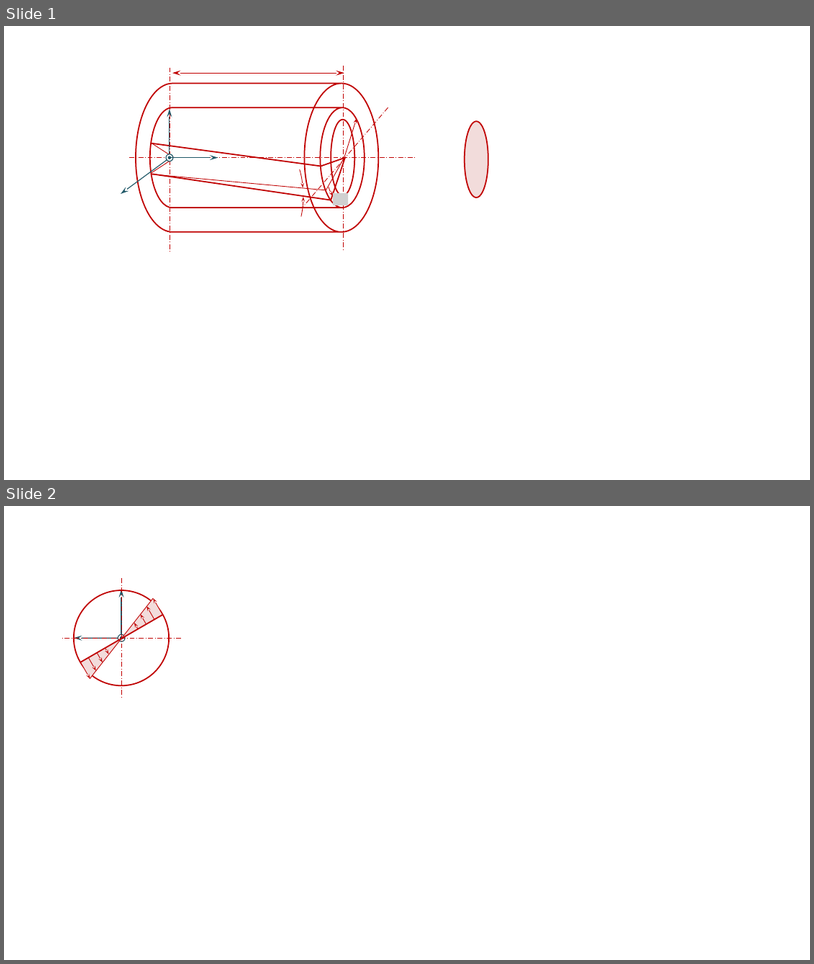
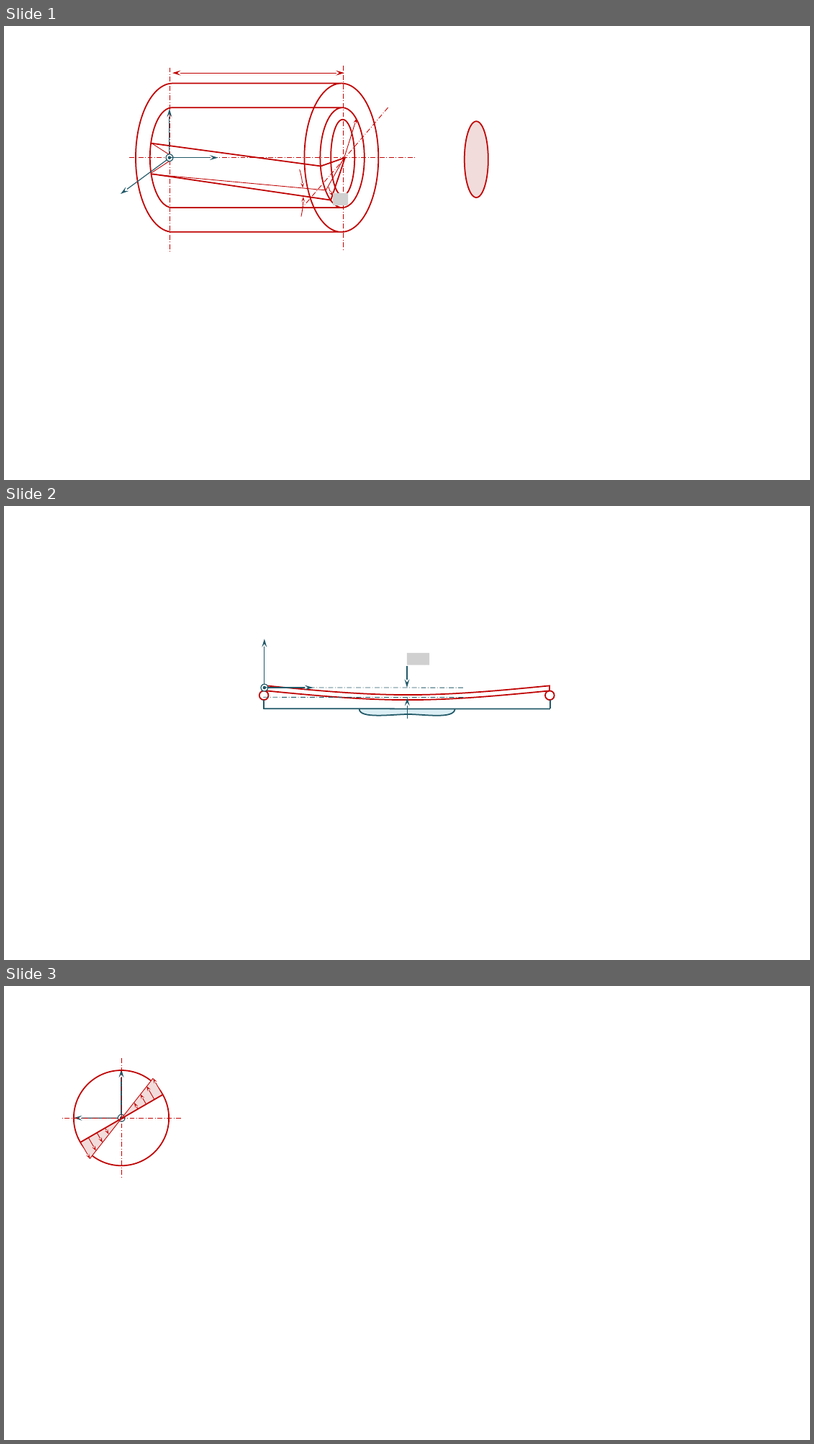
Before and after one commit to xpessoles/08_Etude_Deformation_Produits_Analyser_Modeliser_Resoudre, a slide deck: 02_TractionCompression/Fiche/images/Figures.pptx. Shown one above the other, each under a label of ours: slides 1 and 2 before the commit, slides 1, 2 and 3 after it. The pictures are 814x964 and 814x1444 pixels, drawn with LibreOffice and Linux fonts; fonts in the diff are those of the drawing; grey boxes stand for pictures; background and template pictures are left out. Boxes give left, top, right and bottom in pixels: in the first picture for what was removed or moved away, otherwise in the second. Text is boxed around its words. In the diff, an @@ line names an element or a change of style, - is before the commit and + after.

```diff
--- a/02_TractionCompression/Fiche/images/Figures.pptx
+++ b/02_TractionCompression/Fiche/images/Figures.pptx
@@ slide 2 added at (4,506,810,960), background #FFFFFF @@
@@ picture added at (407,653,430,665) @@
@@ arrow added from (407, 667) to (407, 687), #215968 1 pt @@
@@ ellipse added at (260,690,268,700), outline #C00000 1.5 pt @@
@@ group added at (261,639,313,691): 2 arrows, 2 ellipses @@
@@ line added from (263, 687) to (464, 687), #215968 0.75 pt dashed @@
@@ line added from (263, 698) to (464, 698), #215968 0.75 pt dashed @@
@@ freeform shape added at (264,690,550,700), outline #C00000 1.5 pt @@
@@ line added from (264, 686) to (264, 690), #C00000 1.5 pt @@
@@ line added from (264, 700) to (264, 709), #215968 1.5 pt @@
@@ freeform shape added at (265,686,551,695), outline #C00000 1.5 pt @@
@@ arrow added from (407, 719) to (407, 698), #215968 1 pt @@
@@ ellipse added at (545,690,555,700), outline #C00000 1.5 pt @@
@@ line added from (550, 686) to (550, 690), #C00000 1.5 pt @@
@@ line added from (550, 700) to (550, 708), #215968 1.5 pt @@
@@ line added from (550, 708) to (264, 708), #215968 1.5 pt @@
@@ freeform shape added at (360,708,455,716), fill #DBEEF4, outline #215968 1.5 pt @@
@@ what was slide 2 is now slide 3 @@
```
Also in this commit, not shown: 1 other slide added, 7 other files.
